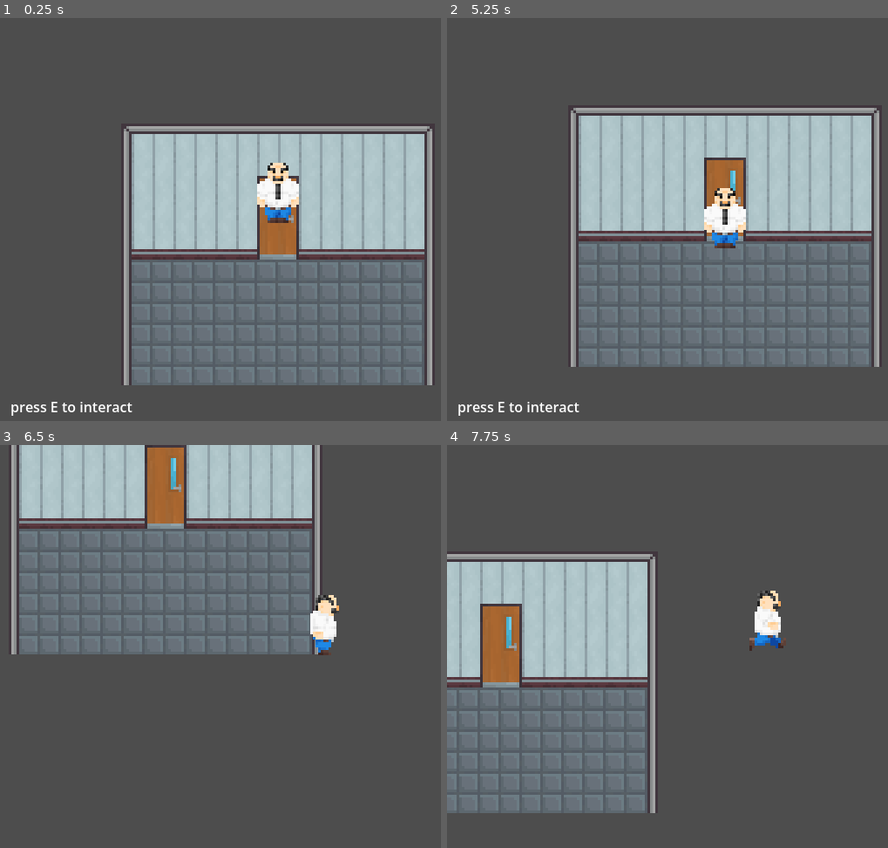
Above: before the commit, frames 1-4 (two rows, left to right).
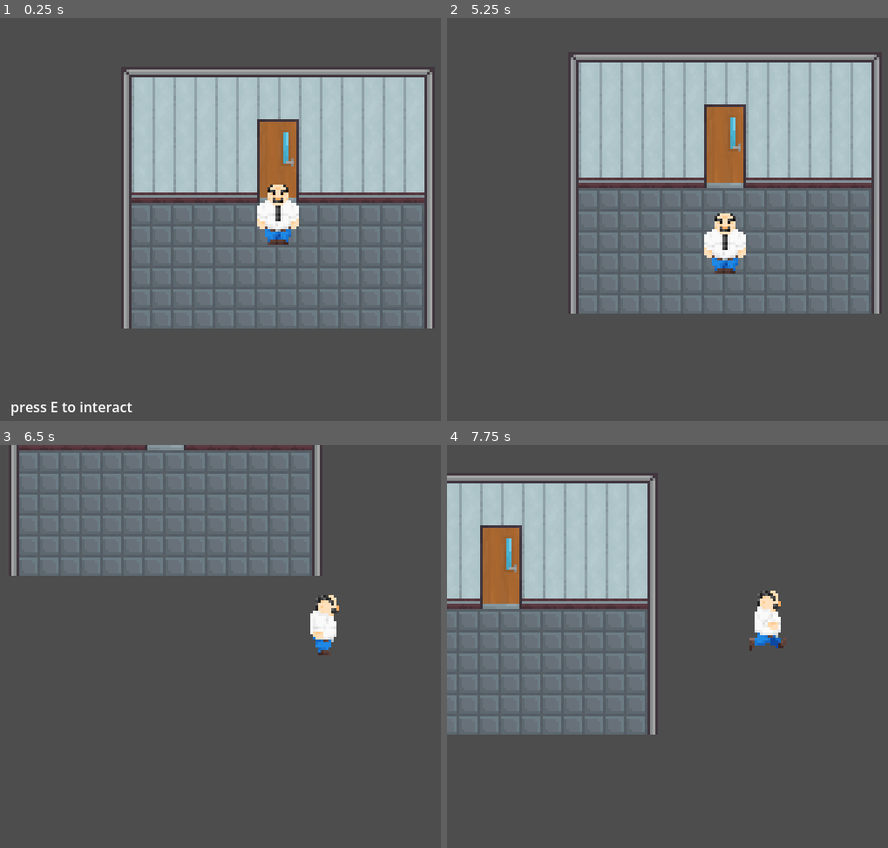
Above: after the commit, the same moments.

Repository: ShlimerAFK/GameJam
Game: Godot game, scene res://scenes/roomTest1.tscn
Same seed, same stepped clock (60 frames per second), same inputs: the game is played once before the commit and once after it. This scene is started directly instead of the project's main scene.
Inputs:
- Up to frame 1 (0.25 s): no input
- Up to frame 2 (5.25 s): tap E (interact) at 0.5, 5 s; hold D (right) 0.53-1.28 s; tap 1 (1) at 0.6, 3.05, 3.6 s; tap 2 (2) at 0.8, 1.35, 3.8, 4.35 s; hold S (down) 1.28-2.03 s; tap 3 (3) at 1.55, 2.1, 4.55, 5.1 s; hold D (right) 2.03-2.78 s; tap 4 (4) at 2.3, 2.85 s; hold W (up) 2.78-3.53 s; hold A (left) 3.53-5.03 s; hold S (down) from 5.03 s (still down)
- Up to frame 3 (6.5 s): tap 4 (4) at 5.3, 5.85 s; release S (down) at 5.78 s; hold D (right) from 5.78 s (still down); tap 1 (1) at 6.05 s
- Up to frame 4 (7.75 s): release D (right) at 6.53 s; hold W (up) 6.53-7.28 s; tap 5 (5) at 6.6 s; tap 2 (2) at 6.8 s; hold D (right) from 7.28 s (still down); tap E (interact) at 7.35 s; tap 3 (3) at 7.55 s

The runs differ from the first frame. In frame 1, 31% of the frame differs, in the area x 28-99%, y 12-92%; in frame 2, 29%; in frame 3, 25%; in frame 4, 28%.

Commit message:
Fixed scene change door offset

Diff:
--- a/scenes/roomTest1.tscn
+++ b/scenes/roomTest1.tscn
@@ -36,5 +36,6 @@
 position = Vector2(56, 34)
 scene_destination = "roomTest2.tscn"
 destination_door_name = "Door1"
+door_position_in_room = "top"
 
 [node name="GUI" parent="." unique_id=910458424 instance=ExtResource("5_yldrt")]
--- a/scenes/roomTest2.tscn
+++ b/scenes/roomTest2.tscn
@@ -36,5 +36,6 @@
 position = Vector2(72, 51)
 scene_destination = "roomTest1.tscn"
 destination_door_name = "Door1"
+door_position_in_room = "bottom"
 
 [node name="GUI" parent="." unique_id=910458424 instance=ExtResource("5_o57ab")]
--- a/scenes/scene_1.tscn
+++ b/scenes/scene_1.tscn
@@ -40,3 +40,4 @@
 position = Vector2(104, 127)
 scene_destination = "roomTest1.tscn"
 destination_door_name = "Door1"
+door_position_in_room = "top"
--- a/scripts/generic/root_node.gd
+++ b/scripts/generic/root_node.gd
@@ -4,8 +4,15 @@
 @onready var spawn = get_node(Global.next_spawn_door)
 # Called when the node enters the scene tree for the first time.
 func _ready() -> void:
-	player.global_position = spawn.global_position
+	var spawn_offset: Vector2
 
-# Called every frame. 'delta' is the elapsed time since the previous frame.
-func _process(delta: float) -> void:
-	pass
+	print(spawn.global_position)
+
+	if spawn.door_position_in_room == "top":
+		spawn_offset = Vector2(0, 30)
+	elif spawn.door_position_in_room == "bottom":
+		spawn_offset = Vector2(0, 0)
+	else:
+		print_debug("Door position not specified. position expected: top or bottom when position name " + str(spawn.door_position_in_room) + " was given")
+
+	player.global_position = spawn.global_position + spawn_offset
--- a/scripts/objects/door_ineraction.gd
+++ b/scripts/objects/door_ineraction.gd
@@ -1,7 +1,11 @@
 extends Interactable
 
 @export var scene_destination: String
+# example: scene_1.tscn
 @export var destination_door_name: String
+# example: Door1
+@export var door_position_in_room: String
+# example: top, bottom
 
 
 func _process(_delta):
--- a/scripts/player/idleState.gd
+++ b/scripts/player/idleState.gd
@@ -29,9 +29,8 @@
 
 func _on_walk_state_changed_direction(direction: String) -> void:
 	facing_direction = direction
-	print(direction)
+
 
 
 func _on_run_state_changed_direction(direction: String) -> void:
 	facing_direction = direction
-	print(direction)
--- a/thingies/player.tscn
+++ b/thingies/player.tscn
@@ -197,7 +197,7 @@
 "speed": 3.0
 }, {
 "frames": [{
-"duration": 1.0,
+"duration": 4.0,
 "texture": SubResource("AtlasTexture_gswws")
 }, {
 "duration": 1.0,
